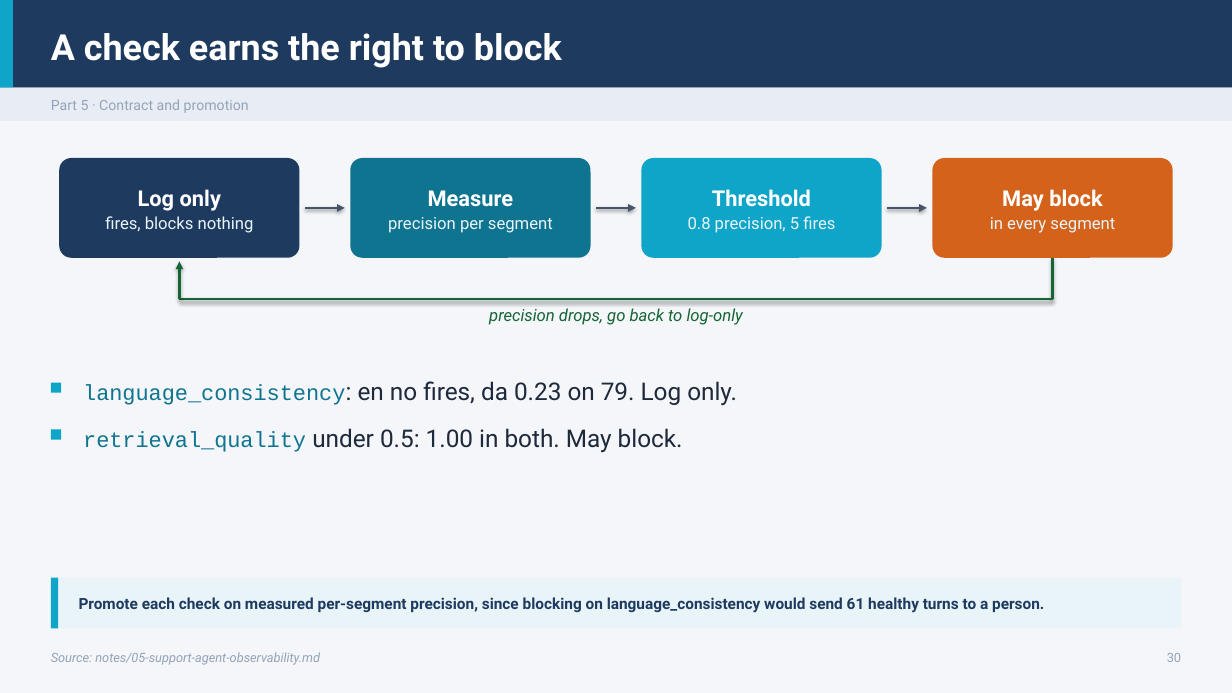
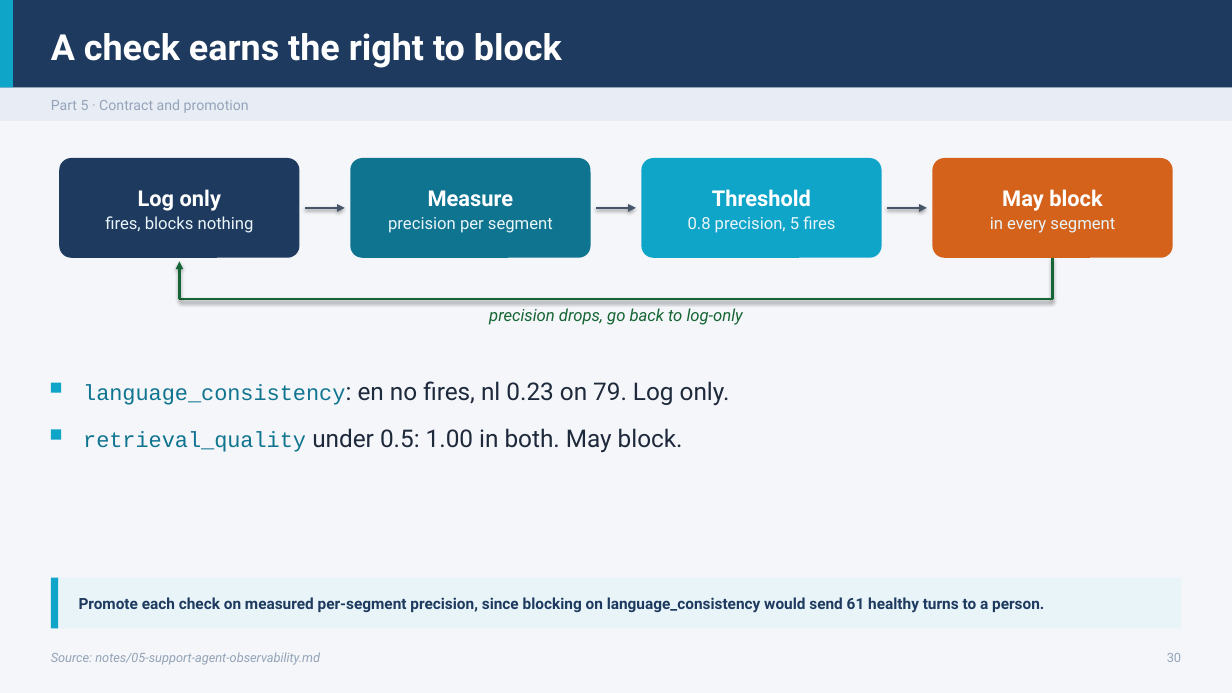
Before and after one commit to ramseywise/learn-ai-engineering, a slide deck: slide 30 of generative-ai/06-observability/slides/observability.pptx. Drawn at 1232x693 pixels with LibreOffice and Linux fonts; fonts in the diff are those of the drawing. Boxes give left, top, right and bottom in pixels: in the first picture for what was removed or moved away, otherwise in the second. Text is boxed around its words. In the diff, an @@ line names an element or a change of style, - is before the commit and + after.

```diff
--- a/generative-ai/06-observability/slides/observability.pptx
+++ b/generative-ai/06-observability/slides/observability.pptx
@@ text at <box>83,381,730,405</box>: text changed @@
-language_consistency: en no fires, da 0.23 on 79. Log only.
+language_consistency: en no fires, nl 0.23 on 79. Log only.
```
Also in this commit, not shown: 4 other slides changed, 59 other files.
